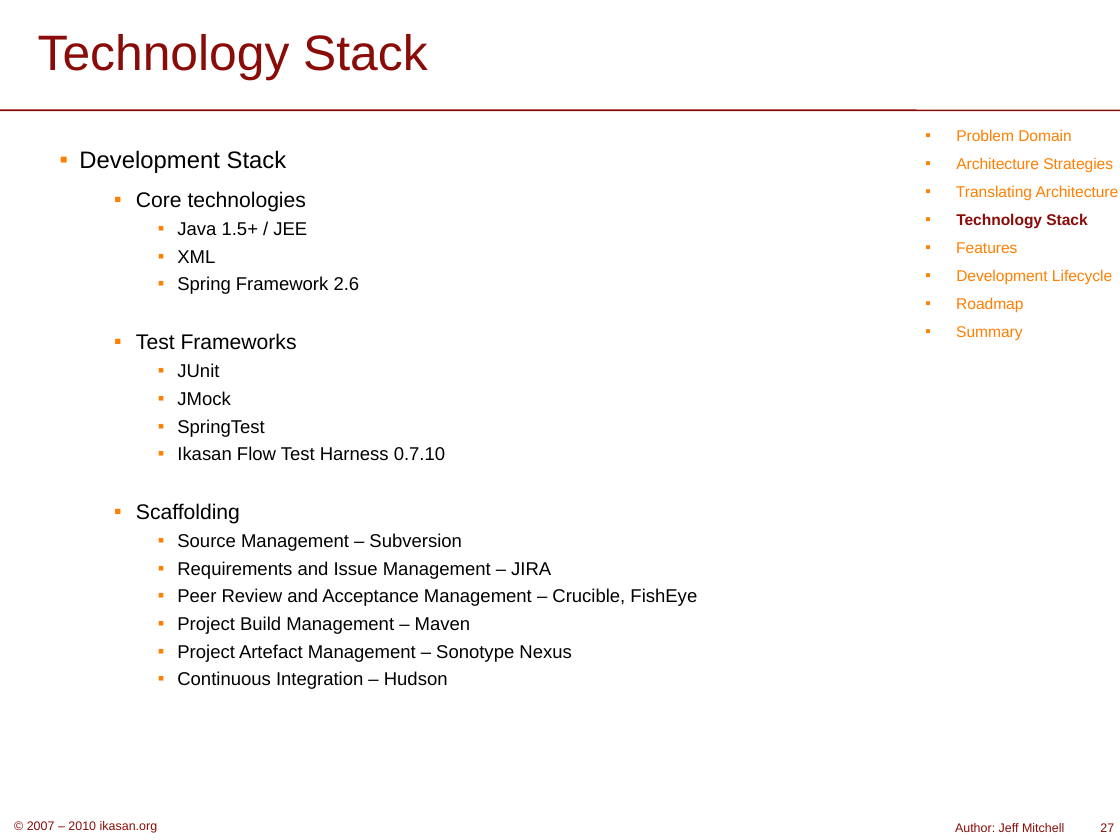
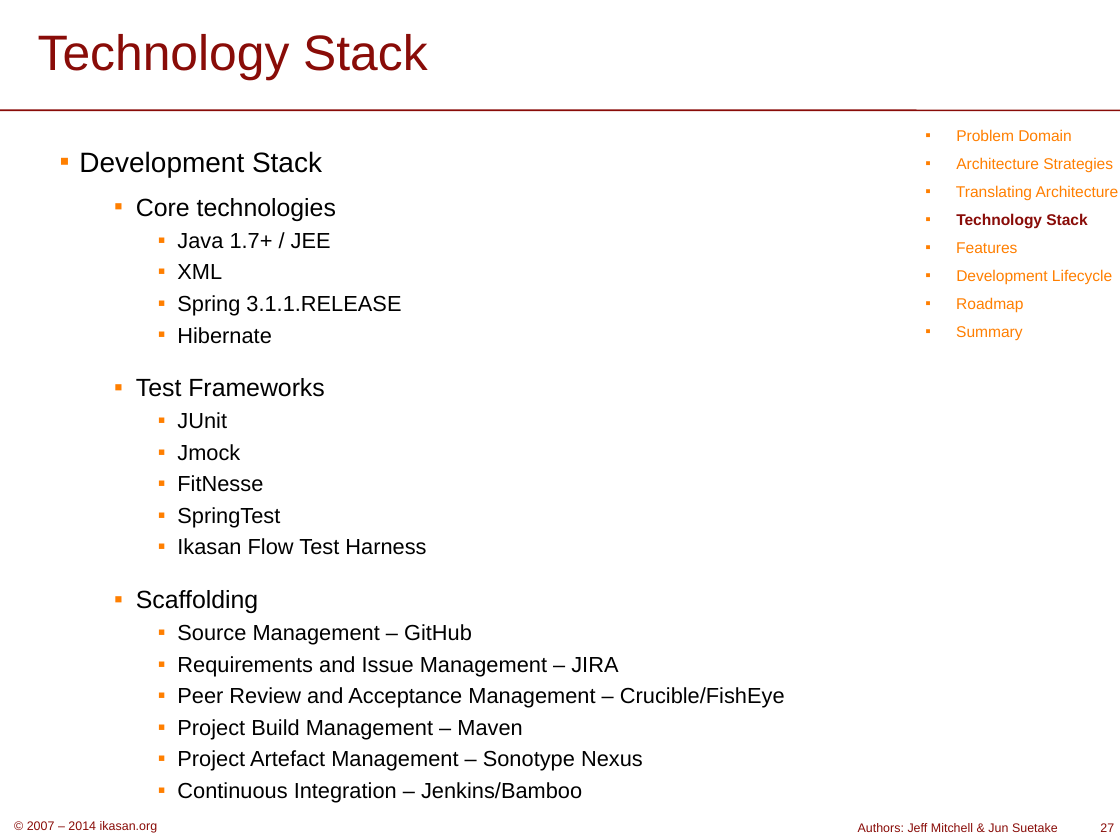
Before and after one commit to ikasanEIP/ikasan, a slide deck: slide 27 of website/org/publications/IkasanOverview.ppt. Drawn at 1120x840 pixels with LibreOffice and Linux fonts; fonts in the diff are those of the drawing; background and template pictures are left out. Boxes give left, top, right and bottom in pixels: in the first picture for what was removed or moved away, otherwise in the second. Text is boxed around its words. In the diff, an @@ line names an element or a change of style, - is before the commit and + after.

Commit message:
IKASAN-711 - website docs update

```diff
--- a/website/org/publications/IkasanOverview.ppt
+++ b/website/org/publications/IkasanOverview.ppt
@@ text at box(79, 151, 643, 771): size 15.3 to 18 pt in "Development Stack"; size 13.6 to 16 pt in "Core technologies", "Test Frameworks", "Scaffolding"; size 11.9 to 14 pt in "XML", "JUnit", "SpringTest", "Requirements and Issue Management – JIRA" and 2 more places @@
@@ text at box(177, 233, 331, 249): text changed; size 11.9 to 14 pt @@
-    ▪ Java 1.5+ / JEE
+    ▪ Java 1.7+ / JEE
@@ text at box(177, 295, 401, 344): text changed; size 11.9 to 14 pt @@
-    ▪ Spring Framework 2.6
+    ▪ Spring 3.1.1.RELEASE
+    ▪ Hibernate
@@ text at box(177, 444, 263, 492): text changed; size 11.9 to 14 pt @@
-    ▪ JMock
+    ▪ Jmock
+    ▪ FitNesse
@@ text at box(177, 538, 426, 555): text changed; size 11.9 to 14 pt @@
-    ▪ Ikasan Flow Test Harness 0.7.10
+    ▪ Ikasan Flow Test Harness
@@ text at box(177, 624, 472, 645): text changed; size 11.9 to 14 pt @@
-    ▪ Source Management – Subversion
+    ▪ Source Management – GitHub
@@ text at box(177, 687, 785, 708): text changed; size 11.9 to 14 pt @@
-    ▪ Peer Review and Acceptance Management – Crucible, FishEye
+    ▪ Peer Review and Acceptance Management – Crucible/FishEye
@@ text at box(177, 782, 582, 803): text changed; size 11.9 to 14 pt @@
-    ▪ Continuous Integration – Hudson
+    ▪ Continuous Integration – Jenkins/Bamboo
@@ text at box(27, 821, 158, 833): text changed @@
-© 2007 – 2010 ikasan.org
+© 2007 – 2014 ikasan.org
@@ text at box(858, 823, 1058, 832): text changed @@
-Author: Jeff Mitchell
+Authors: Jeff Mitchell & Jun Suetake
```
Also in this commit, not shown: 35 other slides changed, 5 slides added, 1 slide removed, 1 other file.
